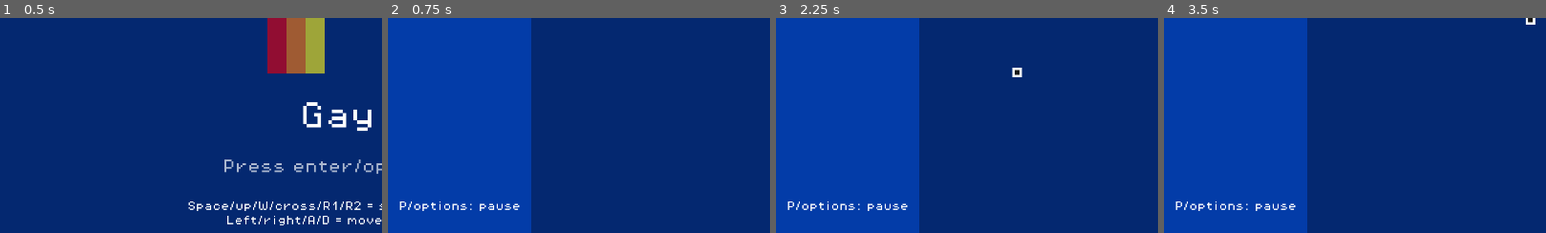
Above: before the commit, frames 1-4 (left to right).
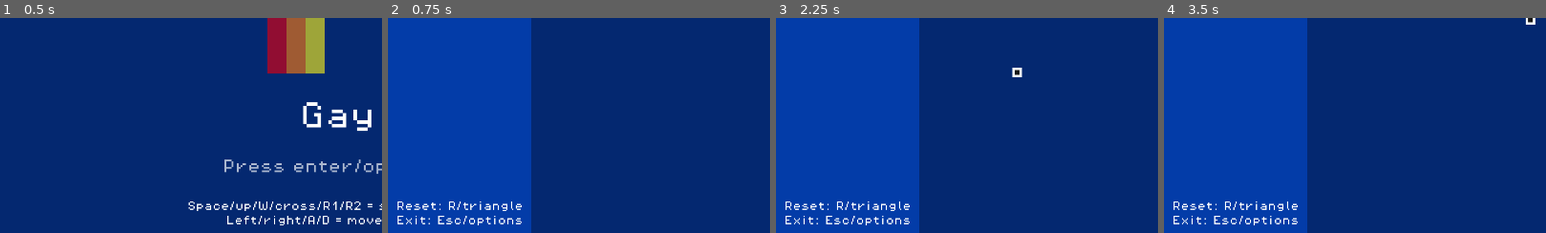
Above: after the commit, the same moments.

Repository: yndajas/qgjam-2023
Game: Godot game, scene res://scenes/menu.tscn
Two runs of this game, one before a commit and one after it. Both use one fixed random seed, a clock stepped at 60 frames per second and the inputs below. The project has no main scene, so this scene is started directly.
Inputs:
- Up to frame 1 (0.5 s): no input
- Up to frame 2 (0.75 s): tap Enter (start_game) at 0.5 s; hold Right (move_right) from 0.53 s (still down); hold Enter (start_game) from 0.53 s (still down)
- Up to frame 3 (2.25 s): release Right (move_right) at 1.28 s; release Enter (start_game) at 1.28 s; hold Left (move_left) 1.28-2.03 s; tap Space (fire) at 1.35 s; tap Enter (start_game) at 1.55 s; hold Right (move_right) from 2.03 s (still down); hold Enter (start_game) from 2.03 s (still down)
- Up to frame 4 (3.5 s): keep holding Right (move_right); release Enter (start_game) at 2.78 s; tap Enter (start_game) at 2.85 s
The pictures show only the part of the screen within x 0-50%, y 47-97%; the shares and areas given below are measured in that part.

Frame 1 is identical in both runs. In frame 2, 1.0% of the frame differs, in the area x 2-35%, y 85-97%; in frame 3, 1.0%; in frame 4, 1.0%.

Commit message:
Update controls text in main scene

Diff:
--- a/scenes/main.tscn
+++ b/scenes/main.tscn
@@ -57,11 +57,13 @@
 layout_mode = 0
 offset_top = 648.0
 offset_right = 240.0
-offset_bottom = 664.0
+offset_bottom = 696.0
 theme = ExtResource("3_nln1n")
+theme_override_constants/line_separation = 8
 theme_override_font_sizes/normal_font_size = 16
 bbcode_enabled = true
-text = "[center]P/options: pause"
+text = "[center]Reset: R/triangle
+Exit: Esc/options"
 
 [node name="SfxPlayer" type="AudioStreamPlayer" parent="."]
 
